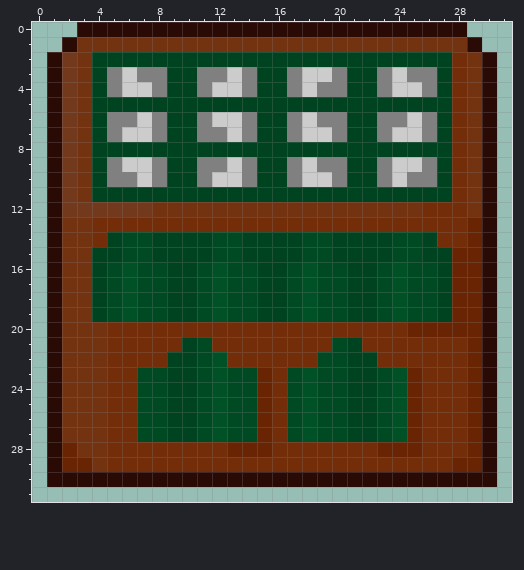
One commit to this pixel-art file: src/wasserkiste02.aseprite. This is how it looked before the edit.
32x32 pixels, 1 frame. Colours within 5 levels of each other are drawn and written as one.
After the commit:
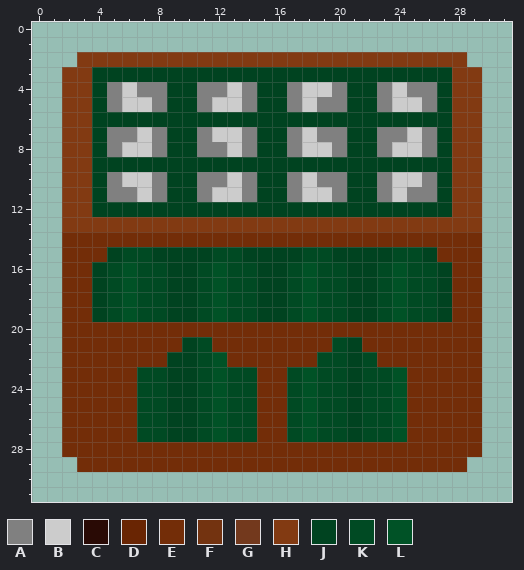
Palette (. is transparent): A #808080  B #cccccc  C #290a05  D #692503  E #732d08  F #733310  G #73391d  H #823a12  J #004320  K #004a23  L #005226
Edits made:
Colour B gives way to colour A in row 4 at x 7, 12 and 25; in row 7 at x 6, 19 and 24; in row 10 at x 12 and 19.
Colour J gives way to colour A in row 5 at x 5, 8, 11, 14, 17, 19 to 20, 23 and 26; in row 8 at x 5, 8, 11 to 12, 14, 17, 20, 23 and 26; in row 11 at x 5 to 6, 8, 11, 14, 17, 20, 23 and 25 to 26.
Colour A gives way to colour B in row 4 at x 19; in row 7 at x 12; in row 10 at x 6 and 25.
Colour J gives way to colour B in row 5 at x 6 to 7, 12 to 13, 18 and 24 to 25; in row 8 at x 6 to 7, 13, 18 to 19 and 24 to 25; in row 11 at x 7, 12 to 13, 18 to 19 and 24.
Colour D gives way to colour E in row 14 at x 29; in rows 15 to 19 at x 28 to 29; in row 20 at x 25 to 29; in rows 21 to 22 at x 29; in rows 23 to 27 at x 15, 25 and 29; in row 28 at x 2, 13 to 15, 23 to 25 and 29.
Colour D gives way to colour E in row 29 at x 3 and 28.
Colour F gives way to colour E in rows 14 to 19 at x 2 to 3; in rows 20 to 27 at x 2 to 4; in row 28 at x 3 to 4; in row 29 at x 4.
Colour J gives way to colour E in row 14 at x 5, 8 to 11, 14 to 17, 20 to 23 and 26; in row 15 at x 4 and 27.
Colour K gives way to colour E in row 14 at x 6 to 7, 12 to 13, 18 to 19 and 24 to 25.
Colour D gives way to colour H in row 13 at x 29.
Colour E gives way to colour H in rows 2 to 12 at x 28; in row 13 at x 4 to 28.
Colour F gives way to colour H in row 2 at x 3; in rows 3 to 11 at x 3 and 29; in row 12 at x 29; in row 13 at x 2 to 3.
Colour G gives way to colour H in rows 3 to 11 at x 2; in row 12 at x 2 to 3.
Colour J gives way to colour H in row 2 at x 4 to 27.
Colour A gives way to colour J in row 3 at x 5, 7 to 8, 11 to 12, 14, 17, 20, 23 and 25 to 26; in row 6 at x 5 to 6, 8, 11, 14, 17, 19 to 20, 23 to 24 and 26; in row 9 at x 5, 8, 11 to 12, 14, 17, 19 to 20, 23 and 26.
Colour B gives way to colour J in row 3 at x 6, 13, 18 to 19 and 24; in row 6 at x 7, 12 to 13, 18 and 25; in row 9 at x 6 to 7, 13, 18 and 24 to 25.
Colour E gives way to colour J in row 12 at x 26 to 27.
Colour F gives way to colour J in row 12 at x 8 to 25.
Colour G gives way to colour J in row 12 at x 4 to 7.
Colour J gives way to colour K in rows 22 to 27 at x 22.
The edit erases colour C in row 0 at x 3 to 28; in row 1 at x 2 and 29; in rows 2 to 29 at x 1 and 30; in row 30 at x 1 to 30.
The edit erases colour D in row 29 at x 2 and 29.
The edit erases colour F in row 1 at x 3 to 28; in row 2 at x 29.
The edit erases colour G in row 2 at x 2.
